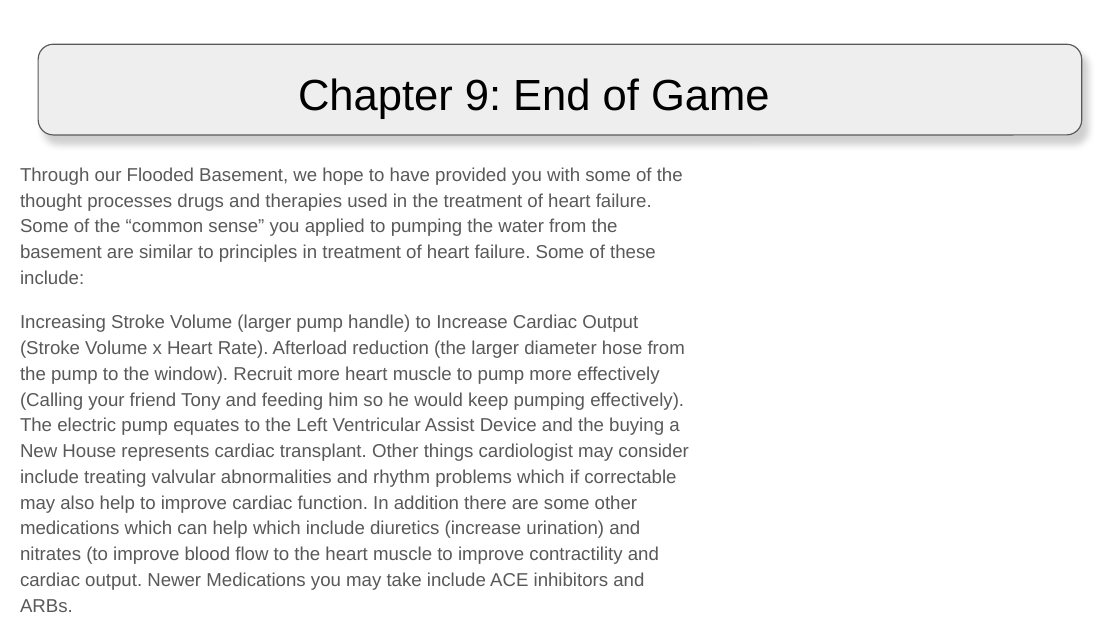
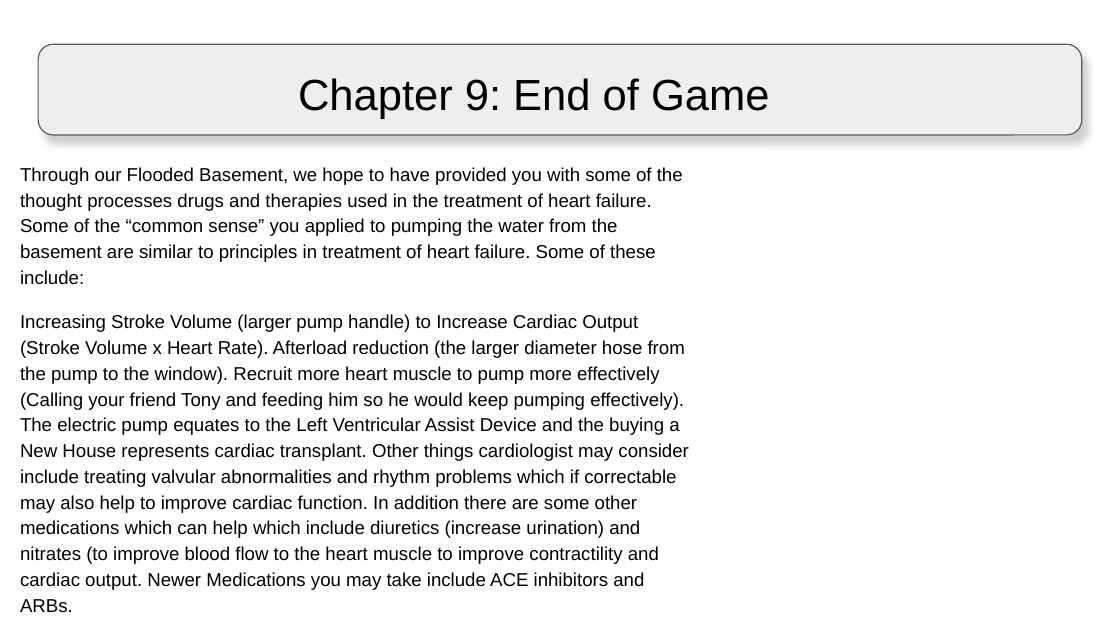
Before and after one commit to lkaicher/HeartBasement, a slide deck: slide 10 of Assets/Game/Gui/Explanation/Sprites/CHF Slides.pptx. Drawn at 1120x630 pixels with LibreOffice and Linux fonts; fonts in the diff are those of the drawing; background and template pictures are left out. Boxes give left, top, right and bottom in pixels: in the first picture for what was removed or moved away, otherwise in the second. Text is boxed around its words. In the diff, an @@ line names an element or a change of style, - is before the commit and + after.

Commit message:
made slide 9 & 10 text black in ppt and exported pngs

```diff
--- a/Assets/Game/Gui/Explanation/Sprites/CHF Slides.pptx
+++ b/Assets/Game/Gui/Explanation/Sprites/CHF Slides.pptx
@@ text "Through our Flooded Basement, we ..." at (x1=20, y1=167, x2=688, y2=612): text colour #595959 to #000000 @@
```
Also in this commit, not shown: 1 other slide changed, 5 other files.
